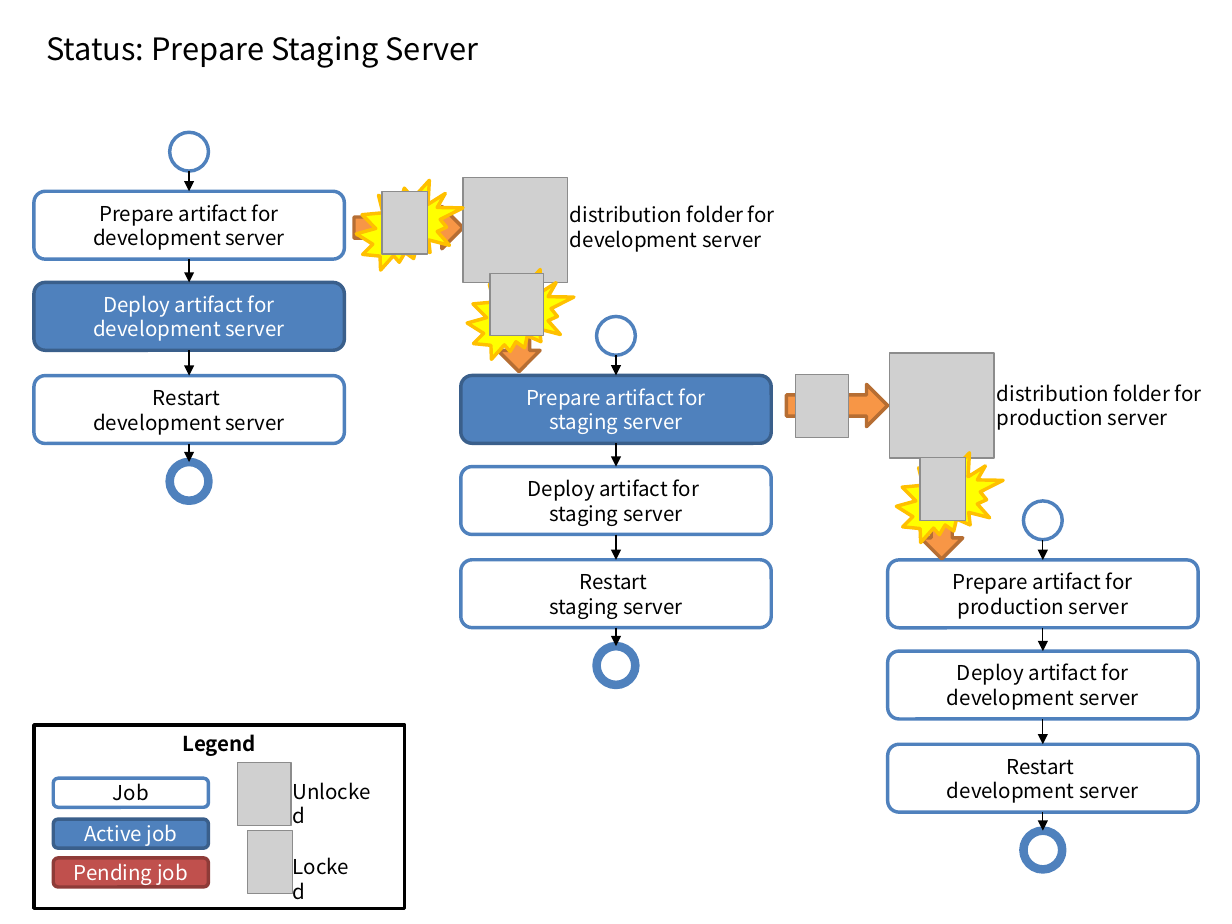
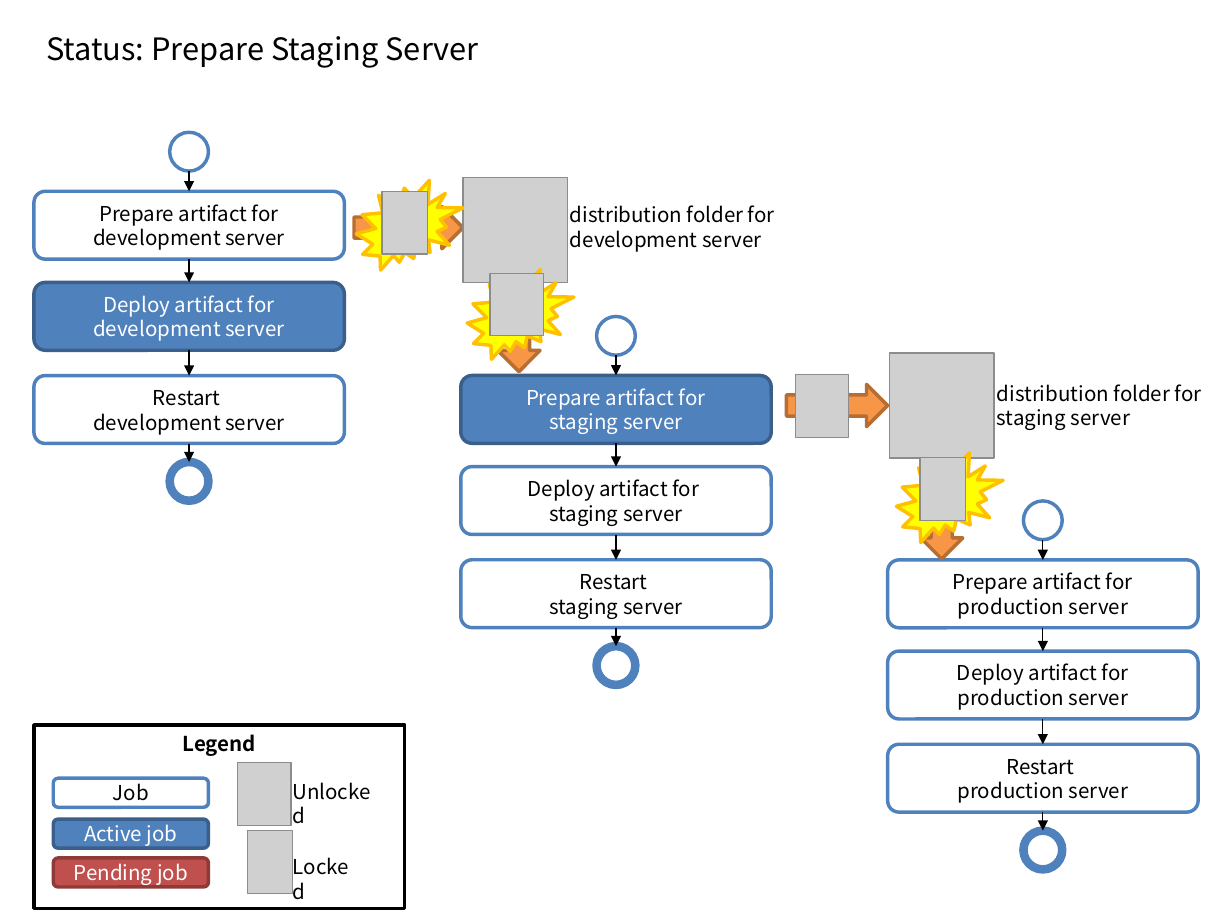
Before and after one commit to kwbaek/codelabor, a slide deck: slide 4 of documentation/draft/ci-environment/locks-and-latches.pptx. Drawn at 1232x924 pixels with LibreOffice and Linux fonts; fonts in the diff are those of the drawing; grey boxes stand for pictures. Boxes give left, top, right and bottom in pixels: in the first picture for what was removed or moved away, otherwise in the second. Text is boxed around its words. In the diff, an @@ line names an element or a change of style, - is before the commit and + after.

```diff
--- a/documentation/draft/ci-environment/locks-and-latches.pptx
+++ b/documentation/draft/ci-environment/locks-and-latches.pptx
@@ text at [997, 384, 1202, 430]: text changed @@
-distribution folder for production server
+distribution folder for staging server
@@ text in rounded rectangle at [957, 663, 1129, 710]: text changed @@
-Deploy artifact for development server
+Deploy artifact for production server
@@ text in rounded rectangle at [957, 781, 1128, 803]: text changed @@
-development server
+production server
```
Also in this commit, not shown: 3 other slides changed, 1 slide added, 3 other files.
